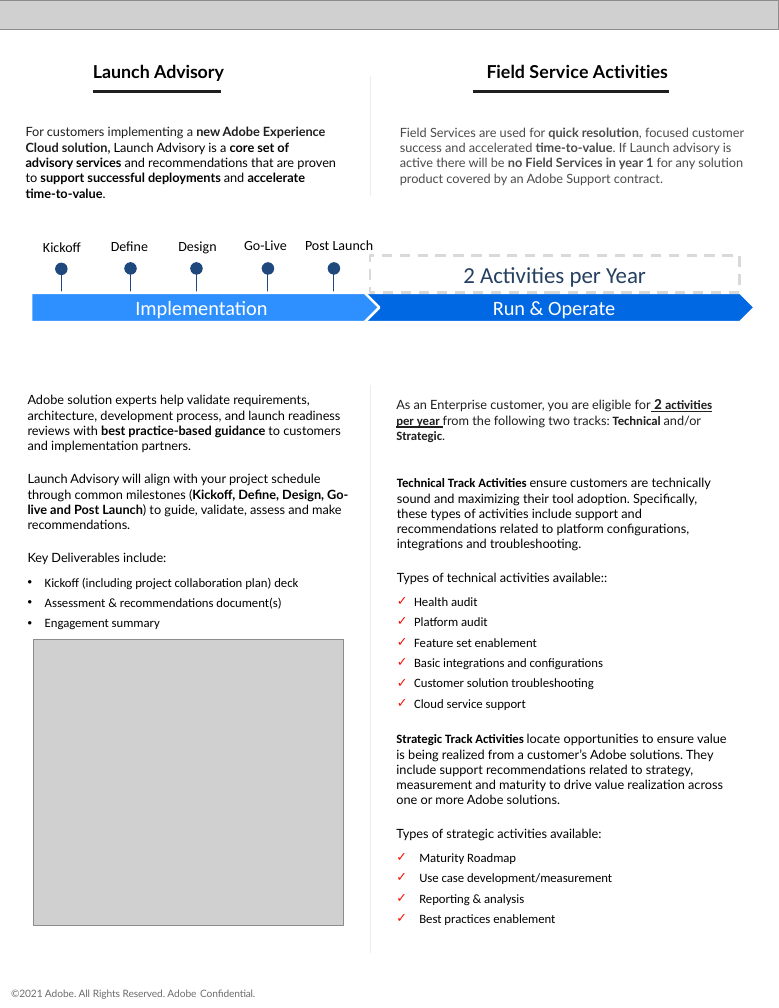
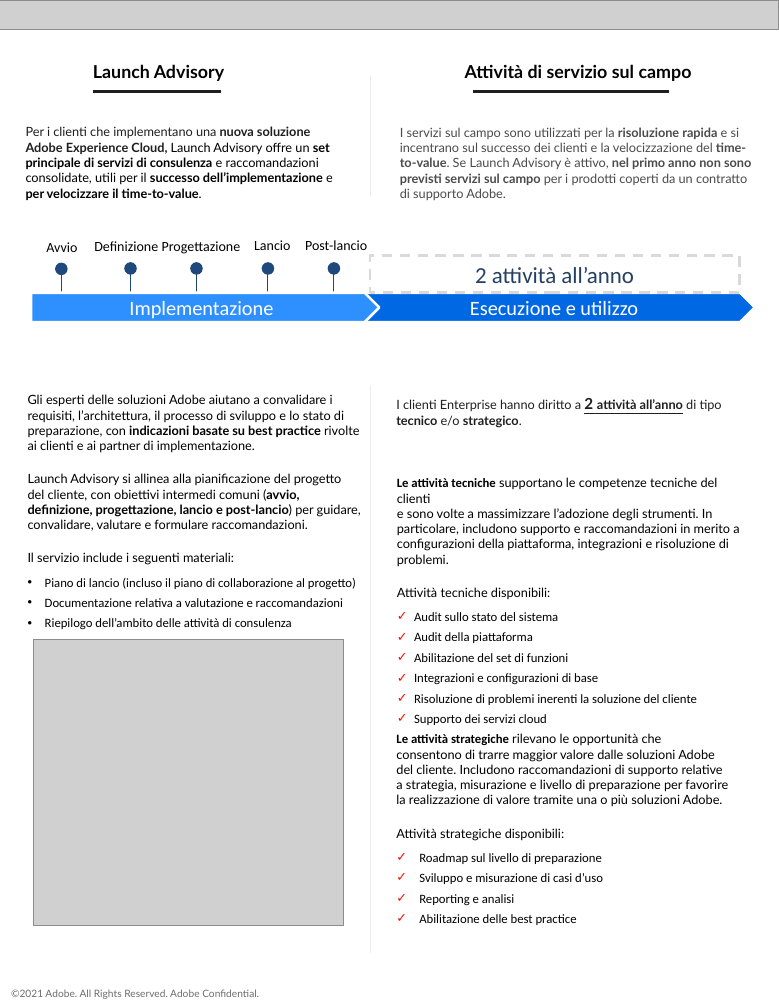
Before and after one commit to AdobeDocs/support-resources.it-IT, a slide deck: slide 3 of help/data-sheets/assets/EnterpriseSupportDatasheet.pptx. Drawn at 779x1008 pixels with LibreOffice and Linux fonts; fonts in the diff are those of the drawing; grey boxes stand for pictures. Boxes give left, top, right and bottom in pixels: in the first picture for what was removed or moved away, otherwise in the second. Text is boxed around its words. In the diff, an @@ line names an element or a change of style, - is before the commit and + after.

```diff
--- a/help/data-sheets/assets/EnterpriseSupportDatasheet.pptx
+++ b/help/data-sheets/assets/EnterpriseSupportDatasheet.pptx
@@ text at (465,64,692,81): text changed @@
-Field Service Activities
+Attività di servizio sul campo
@@ text at (26,126,333,200): text changed @@
-For customers implementing a new Adobe Experience Cloud solution, Launch Advisory is a core set of advisory services and recommendations that are proven to support successful deployments and accelerate time-to-value.
+Per i clienti che implementano una nuova soluzione Adobe Experience Cloud, Launch Advisory offre un set principale di servizi di consulenza e raccomandazioni consolidate, utili per il successo dell’implementazione e per velocizzare il time-to-value.
@@ text at (400,127,751,200): text changed @@
-Field Services are used for quick resolution, focused customer success and accelerated time-to-value. If Launch advisory is active there will be no Field Services in year 1 for any solution product covered by an Adobe Support contract.
+I servizi sul campo sono utilizzati per la risoluzione rapida e si incentrano sul successo dei clienti e la velocizzazione del time-to-value. Se Launch Advisory è attivo, nel primo anno non sono previsti servizi sul campo per i prodotti coperti da un contratto di supporto Adobe.
@@ text at (46,242,77,252): text changed @@
-Kickoff
+Avvio
@@ text at (94,241,158,251): text changed @@
-Define
+Definizione
@@ text at (162,241,241,254): text changed @@
-Design
+Progettazione
@@ text at (254,240,290,250): text changed @@
-Go-Live
+Lancio
@@ text at (305,240,367,250): text changed @@
-Post Launch
+Post-lancio
@@ text in rectangle at (475,267,634,283): text changed @@
-2 Activities per Year
+2 attività all’anno
@@ text in pentagon arrow at (129,301,273,319): text changed @@
-Implementation
+Implementazione
@@ text in pentagon arrow at (470,301,638,315): text changed @@
-Run & Operate
+Esecuzione e utilizzo
@@ text at (28,394,361,629): text changed @@
-Adobe solution experts help validate requirements, architecture, development process, and launch readiness reviews with best practice-based guidance to customers and implementation partners.
-Launch Advisory will align with your project schedule through common milestones (Kickoff, Define, Design, Go-live and Post Launch) to guide, validate, assess and make recommendations.
-Key Deliverables include:
-• Kickoff (including project collaboration plan) deck
-• Assessment & recommendations document(s)
-• Engagement summary
+Gli esperti delle soluzioni Adobe aiutano a convalidare i requisiti, l’architettura, il processo di sviluppo e lo stato di preparazione, con indicazioni basate su best practice rivolte ai clienti e ai partner di implementazione.
+Launch Advisory si allinea alla pianificazione del progetto del cliente, con obiettivi intermedi comuni (avvio, definizione, progettazione, lancio e post-lancio) per guidare, convalidare, valutare e formulare raccomandazioni.
+Il servizio include i seguenti materiali:
+• Piano di lancio (incluso il piano di collaborazione al progetto)
+• Documentazione relativa a valutazione e raccomandazioni
+• Riepilogo dell’ambito delle attività di consulenza
@@ text at (396,398,722,428): text changed @@
-As an Enterprise customer, you are eligible for 2 activities per year from the following two tracks: Technical and/or Strategic.
+I clienti Enterprise hanno diritto a 2 attività all’anno di tipo tecnico e/o strategico.
@@ text at (397,477,739,705): text changed @@
-Technical Track Activities ensure customers are technically sound and maximizing their tool adoption. Specifically, these types of activities include support and recommendations related to platform configurations, integrations and troubleshooting.
-Types of technical activities available::
-✓ Health audit
-✓ Platform audit
-✓ Feature set enablement
-✓ Basic integrations and configurations
-✓ Customer solution troubleshooting
-✓ Cloud service support
+Le attività tecniche supportano le competenze tecniche del clienti
+e sono volte a massimizzare l’adozione degli strumenti. In particolare, includono supporto e raccomandazioni in merito a configurazioni della piattaforma, integrazioni e risoluzione di problemi.
+Attività tecniche disponibili:
+✓ Audit sullo stato del sistema
+✓ Audit della piattaforma
+✓ Abilitazione del set di funzioni
+✓ Integrazioni e configurazioni di base
+✓ Risoluzione di problemi inerenti la soluzione del cliente
+✓ Supporto dei servizi cloud
@@ text at (396,733,728,925): text changed @@
-Strategic Track Activities locate opportunities to ensure value is being realized from a customer’s Adobe solutions. They include support recommendations related to strategy, measurement and maturity to drive value realization across one or more Adobe solutions.
-Types of strategic activities available:
-✓ Maturity Roadmap
-✓ Use case development/measurement
-✓ Reporting & analysis
-✓ Best practices enablement
+Le attività strategiche rilevano le opportunità che consentono di trarre maggior valore dalle soluzioni Adobe del cliente. Includono raccomandazioni di supporto relative a strategia, misurazione e livello di preparazione per favorire la realizzazione di valore tramite una o più soluzioni Adobe.
+Attività strategiche disponibili:
+✓ Roadmap sul livello di preparazione
+✓ Sviluppo e misurazione di casi d’uso
+✓ Reporting e analisi
+✓ Abilitazione delle best practice
@@ text "©2021 Adobe. All Rights Reserved. ..." at (11,989,259,999): letter spacing -0.1 to 0 pt @@
```
Also in this commit, not shown: 3 other slides changed, 7 other files.
